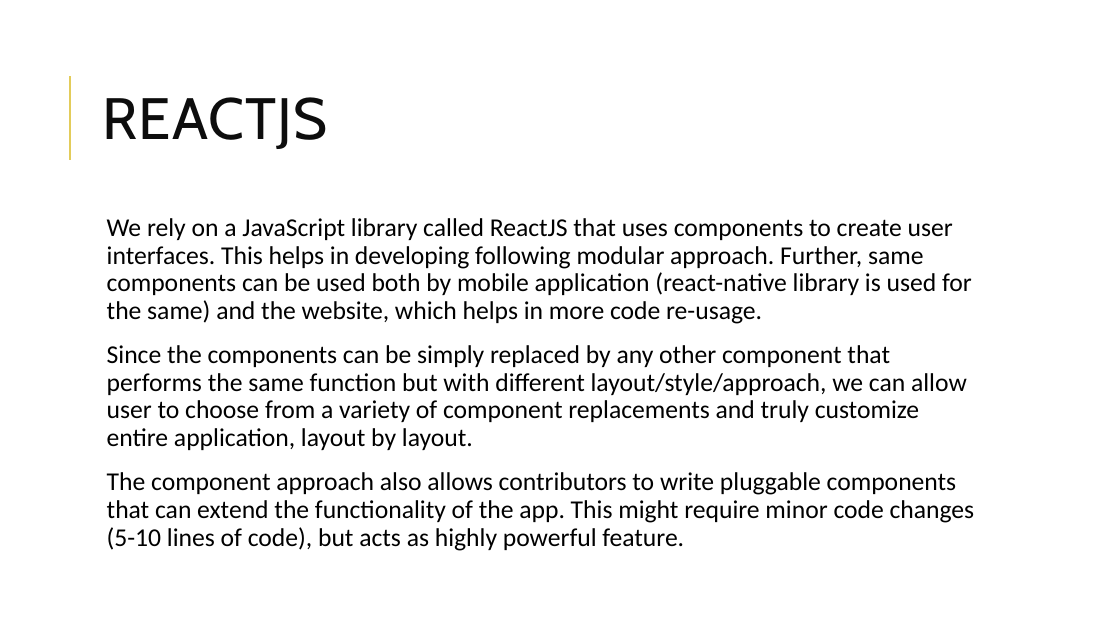
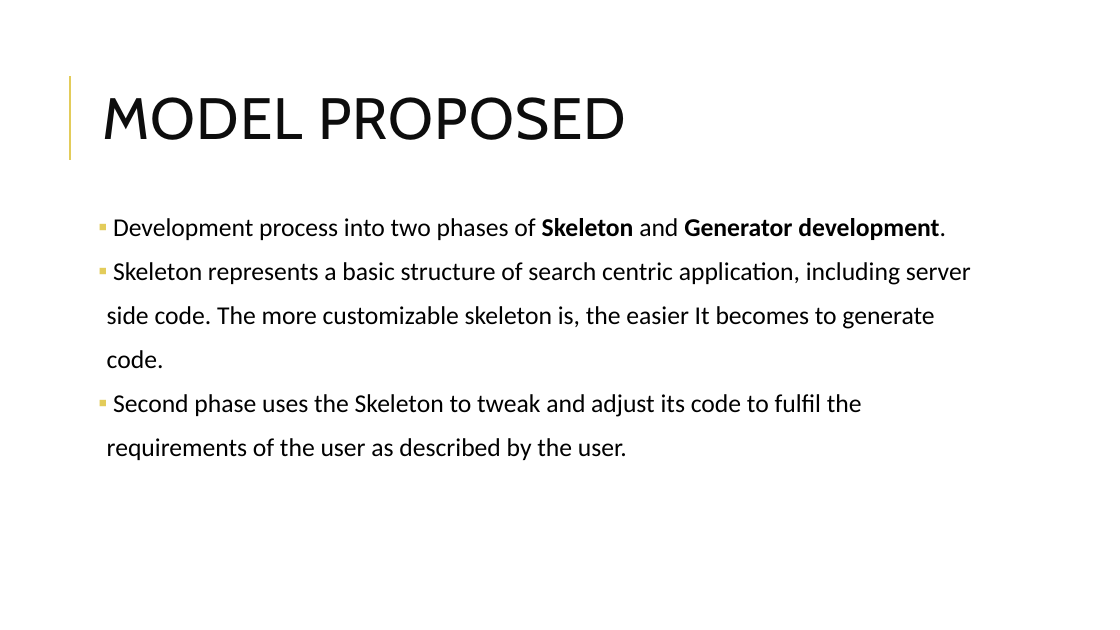
Before and after one commit to bogas04/MVP-Generator, a slide deck: slide 26 of docs/Final/Presentation.pptx (slide 15 before the commit). Drawn at 1120x630 pixels with LibreOffice and Linux fonts; fonts in the diff are those of the drawing. Boxes give left, top, right and bottom in pixels: in the first picture for what was removed or moved away, otherwise in the second. Text is boxed around its words. In the diff, an @@ line names an element or a change of style, - is before the commit and + after.

```diff
--- a/docs/Final/Presentation.pptx
+++ b/docs/Final/Presentation.pptx
@@ title at box(102, 97, 626, 140): text changed @@
-REACTJS
+MODEL PROPOSED
@@ text at box(107, 218, 971, 460): text changed @@
-  We rely on a JavaScript library called ReactJS that uses components to create user interfaces. This helps in developing following modular approach. Further, same components can be used both by mobile application (react-native library is used for the same) and the website, which helps in more code re-usage.
-  Since the components can be simply replaced by any other component that performs the same function but with different layout/style/approach, we can allow user to choose from a variety of component replacements and truly customize entire application, layout by layout.
-  The component approach also allows contributors to write pluggable components that can extend the functionality of the app. This might require minor code changes (5-10 lines of code), but acts as highly powerful feature.
+▪ Development process into two phases of Skeleton and Generator development.
+▪ Skeleton represents a basic structure of search centric application, including server
+  side code. The more customizable skeleton is, the easier It becomes to generate
+  code.
+▪ Second phase uses the Skeleton to tweak and adjust its code to fulfil the
+  requirements of the user as described by the user.
```
Also in this commit, not shown: 11 other slides changed, 16 slides added, 7 slides removed.
